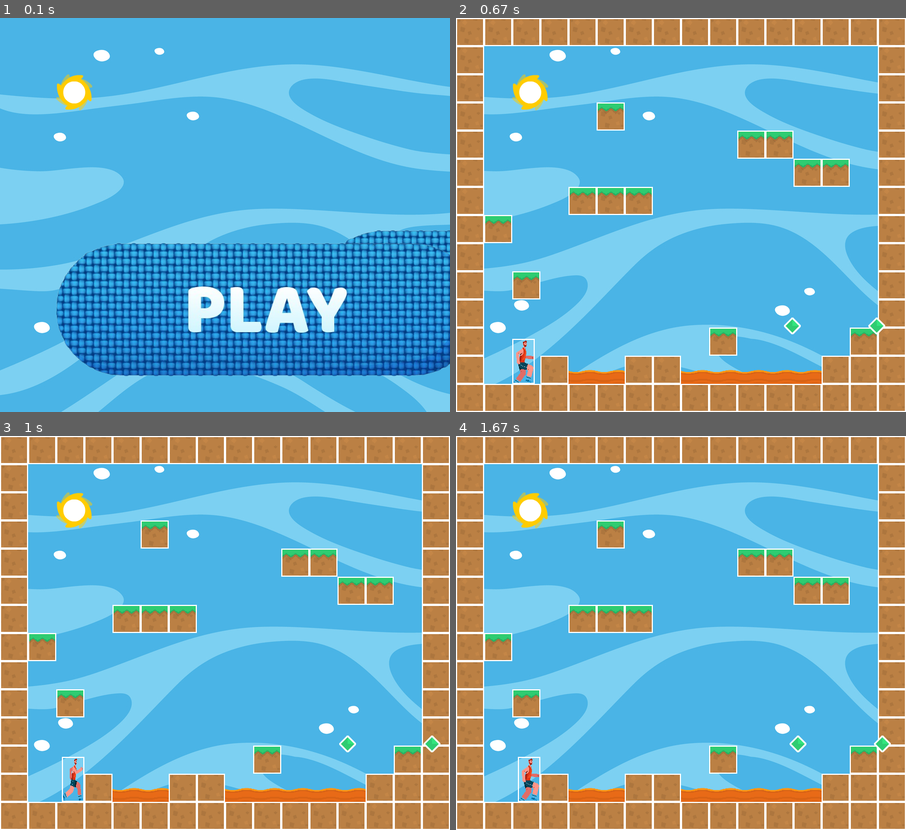
Above: before the commit, frames 1-4 (two rows, left to right).
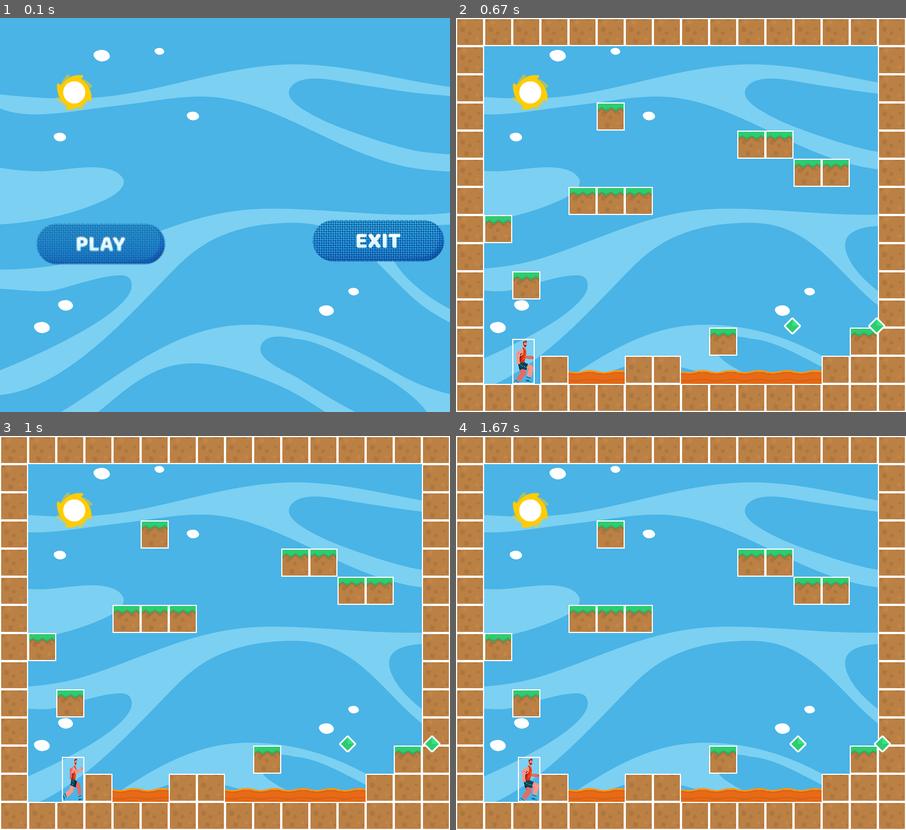
Above: after the commit, the same moments.

Repository: patriardila/pygame
Game: pygame game, started from menu.py
Same seed, same stepped clock (60 frames per second), same inputs: the game is played once before the commit and once after it.
Inputs (mouse positions are in pixels of both pictures, inside the frame that each line leads up to):
- Up to frame 1 (0.1 s): no input
- Up to frame 2 (0.67 s): click (555, 242) at 0.38 s
- Up to frame 3 (1 s): hold Right from 0.67 s (still down); move the mouse to (207, 648) at 0.7 s
- Up to frame 4 (1.67 s): release Right at 1.13 s; hold Right 1.17-1.63 s

The runs differ from the first frame. In frame 1, 29% of the frame differs, in the area x 8-100%, y 51-91%; in frame 2, nothing differs; in frame 3, nothing differs; in frame 4, nothing differs.

Commit message:
Segundo Commint

Diff:
--- a/menu.py
+++ b/menu.py
@@ -21,7 +21,7 @@
 #load images
 sun_img = pygame.image.load('Img/PNG/Tiles/sun.png')
 bg_img = pygame.image.load('Img/PNG/Tiles/fondo.jpg')
-restart_img = pygame.image.load('Img/PNG/Tiles/replay.png')
+restart_img = pygame.image.load('Img/PNG/Tiles/r.png')
 start_img = pygame.image.load('Img/PNG/Tiles/play.png')
 exit_img = pygame.image.load('Img/PNG/Tiles/exit.png')
 
Binary file changed: Img/PNG/Tiles/exit.png
Binary file changed: Img/PNG/Tiles/play.png
Binary file added: Img/PNG/Tiles/r.png
Binary file changed: Img/PNG/Tiles/replay.png
